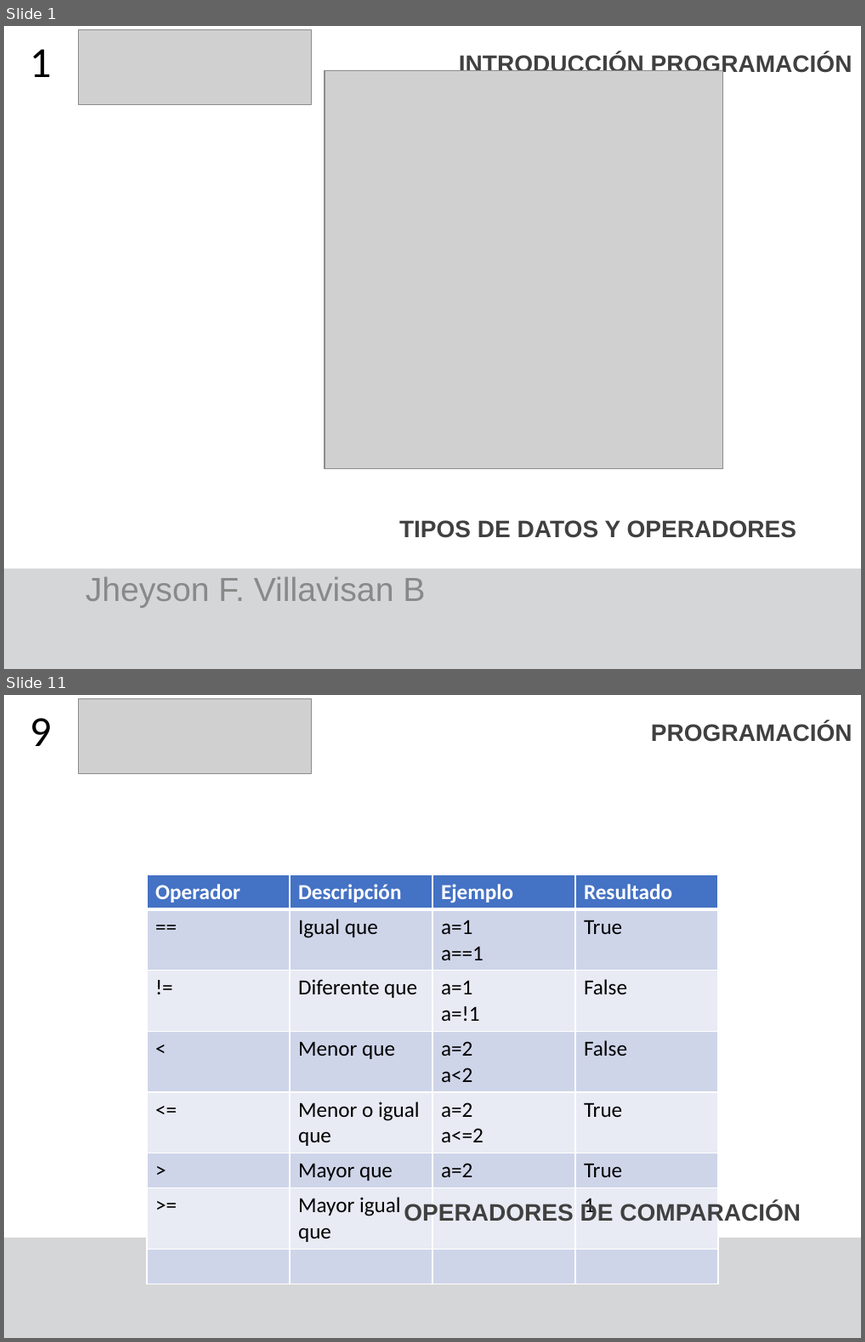
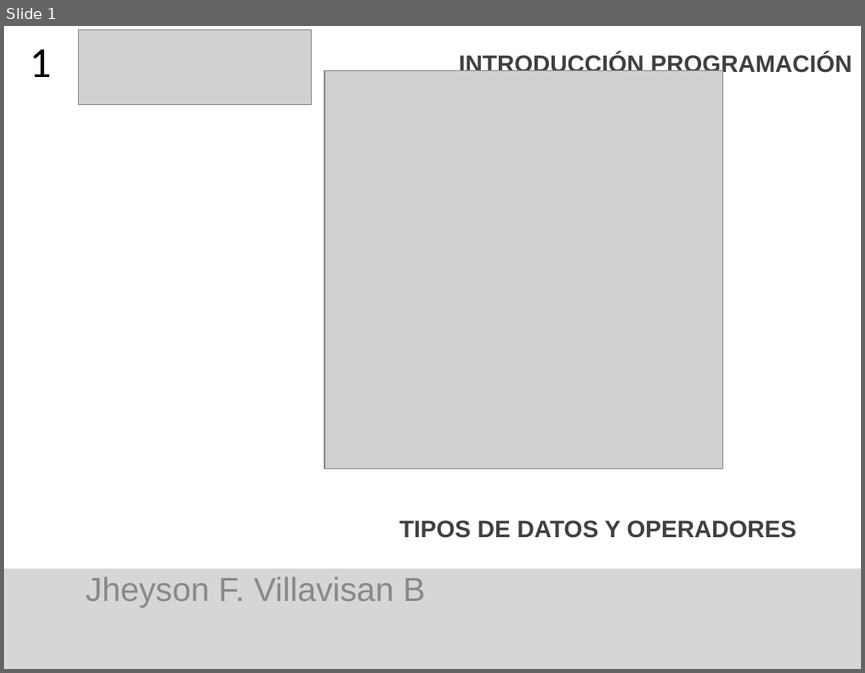
Before and after one commit to F4bian1012/Intro_Programacion, a slide deck: Sesion_2/Tipos de datos.pptx. Shown one above the other, each under a label of ours: slides 1 and 11 before the commit, slide 1 after it; the slides between them are not shown. The pictures are 865x1342 and 865x673 pixels, drawn with LibreOffice and Linux fonts; fonts in the diff are those of the drawing; grey boxes stand for pictures. Boxes give left, top, right and bottom in pixels: in the first picture for what was removed or moved away, otherwise in the second. Text is boxed around its words. In the diff, an @@ line names an element or a change of style, - is before the commit and + after.

```diff
--- a/Sesion_2/Tipos de datos.pptx
+++ b/Sesion_2/Tipos de datos.pptx
@@ slide 11 removed at <box>4,695,861,1338</box>, background #FFFFFF; not listed: 1 template element that a slide beside it also shows @@
@@ title removed at <box>30,718,52,746</box> @@
-9
@@ picture removed at <box>79,699,312,774</box> @@
@@ text removed at <box>651,722,852,742</box> @@
-PROGRAMACIÓN
@@ table removed at <box>147,875,720,1245</box>, 8 rows, 4 columns @@
-Operador | Descripción | Ejemplo | Resultado
-== | Igual que | a=1 / a==1 | True
-!= | Diferente que | a=1 / a=!1 | False
-< | Menor que | a=2 / a<2 | False
-<= | Menor o igual que | a=2 / a<=2 | True
-> | Mayor que | a=2 | True
->= | Mayor igual que |  | 1
- |  |  | 
@@ text removed at <box>404,1202,800,1221</box> @@
-OPERADORES DE COMPARACIÓN
```
Also in this commit, not shown: 8 slides changed, 2 other slides removed, 1 other file.
